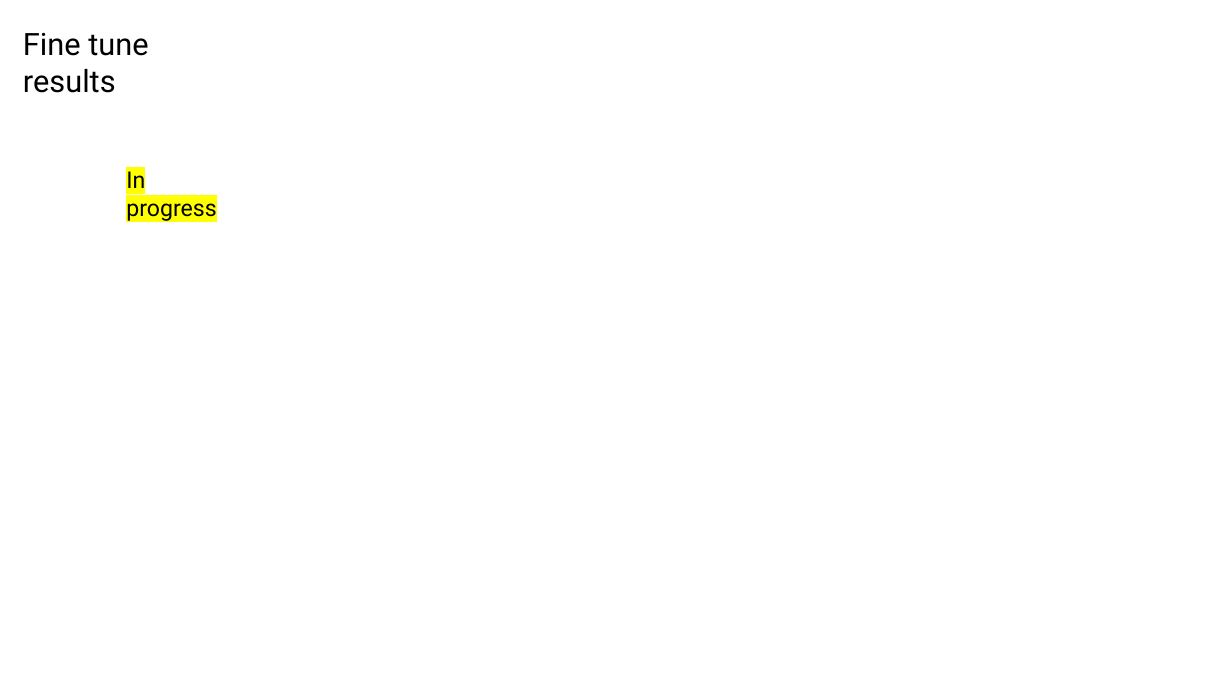
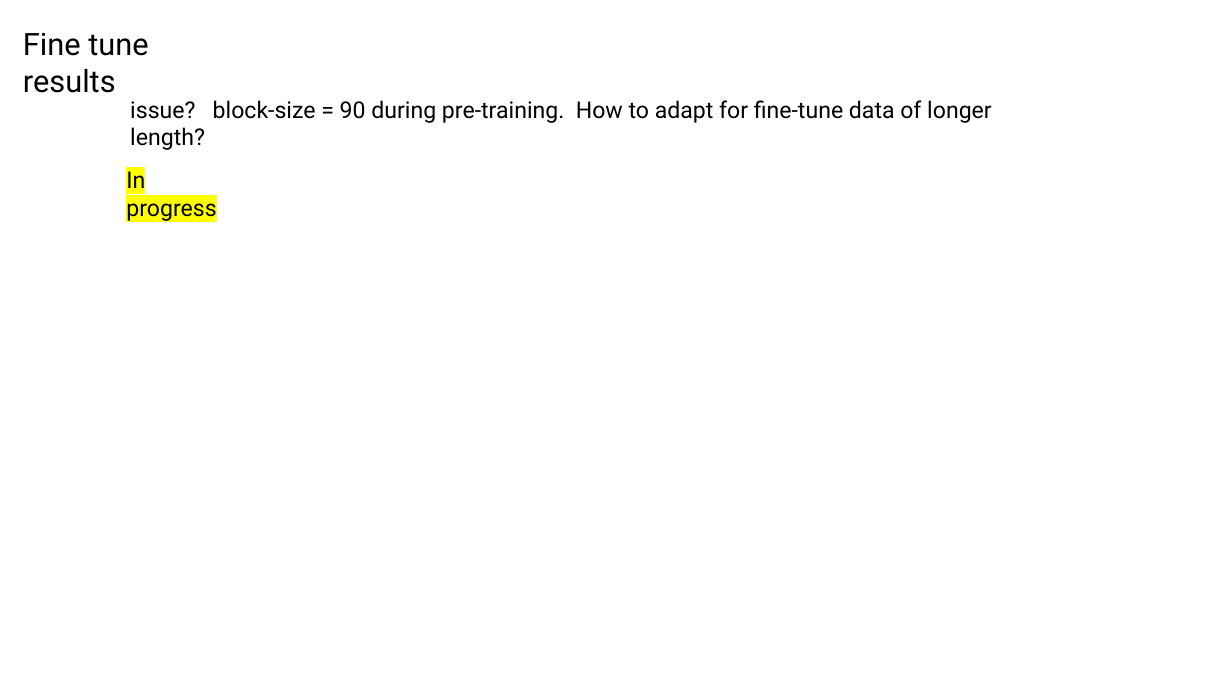
Before and after one commit to planaria158/BERT, a slide deck: slide 11 of Experiments.pptx (slide 10 before the commit). Drawn at 1232x693 pixels with LibreOffice and Linux fonts; fonts in the diff are those of the drawing. Boxes give left, top, right and bottom in pixels: in the first picture for what was removed or moved away, otherwise in the second. Text is boxed around its words. In the diff, an @@ line names an element or a change of style, - is before the commit and + after.

Commit message:
slide deck (fine tuning stuff)

```diff
--- a/Experiments.pptx
+++ b/Experiments.pptx
@@ text added at (130, 100, 992, 123), 18 pt, text #000000 @@
+issue? block-size = 90 during pre-training. How to adapt for fine-tune data of longer length?
```
Also in this commit, not shown: 1 slide added.
